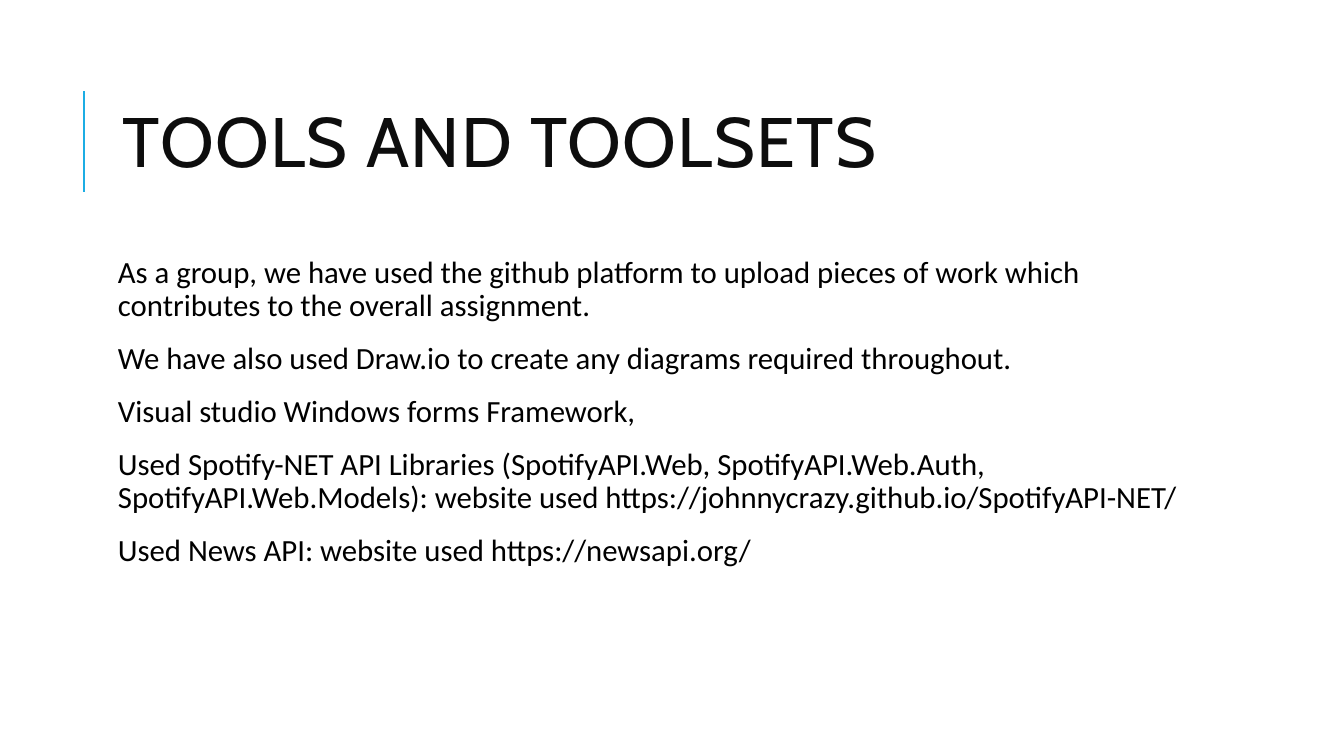
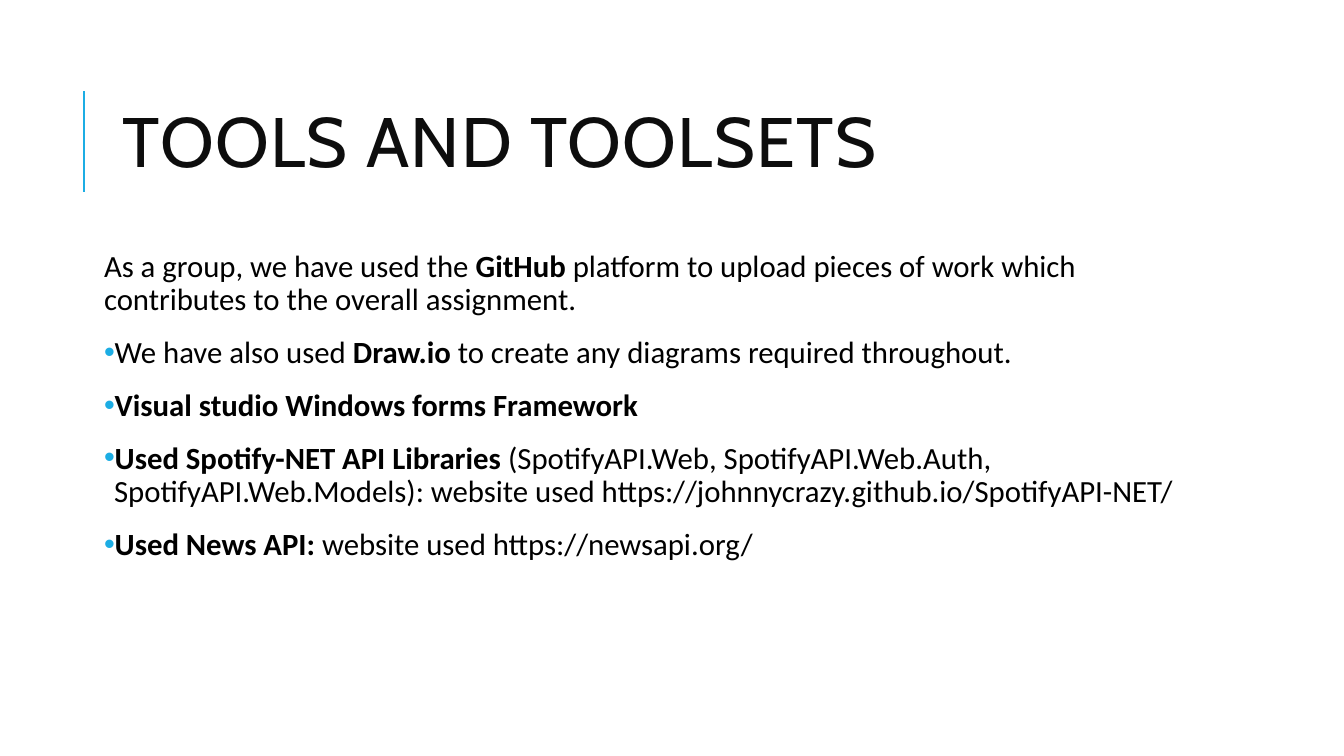
Before and after one commit to LukeTechnoUserOfficial/Software-Engineering-Project, a slide deck: slide 14 of Software Presentation.pptx (slide 13 before the commit). Drawn at 1344x756 pixels with LibreOffice and Linux fonts; fonts in the diff are those of the drawing. Boxes give left, top, right and bottom in pixels: in the first picture for what was removed or moved away, otherwise in the second. Text is boxed around its words. In the diff, an @@ line names an element or a change of style, - is before the commit and + after.

```diff
--- a/Software Presentation.pptx
+++ b/Software Presentation.pptx
@@ text "As a group, we have ...": place and size @@
-text "As a group, we have ..." at (118,261,1176,567)
+text "As a group, we have ..." at (104,255,1173,561)
@@ text at (104,255,1075,316): text changed @@
-As a group, we have used the github platform to upload pieces of work which contributes to the overall assignment.
+As a group, we have used the GitHub platform to upload pieces of work which contributes to the overall assignment.
@@ text at (114,341,1173,561): bold on in "Draw.io", "Used Spotify-NET API Libraries", "Used News API:"; bullet none to • @@
@@ text at (115,394,638,417): text changed; bold on @@
-Visual studio Windows forms Framework,
+• Visual studio Windows forms Framework
```
Also in this commit, not shown: 10 other slides changed, 2 slides added, 1 slide removed.
